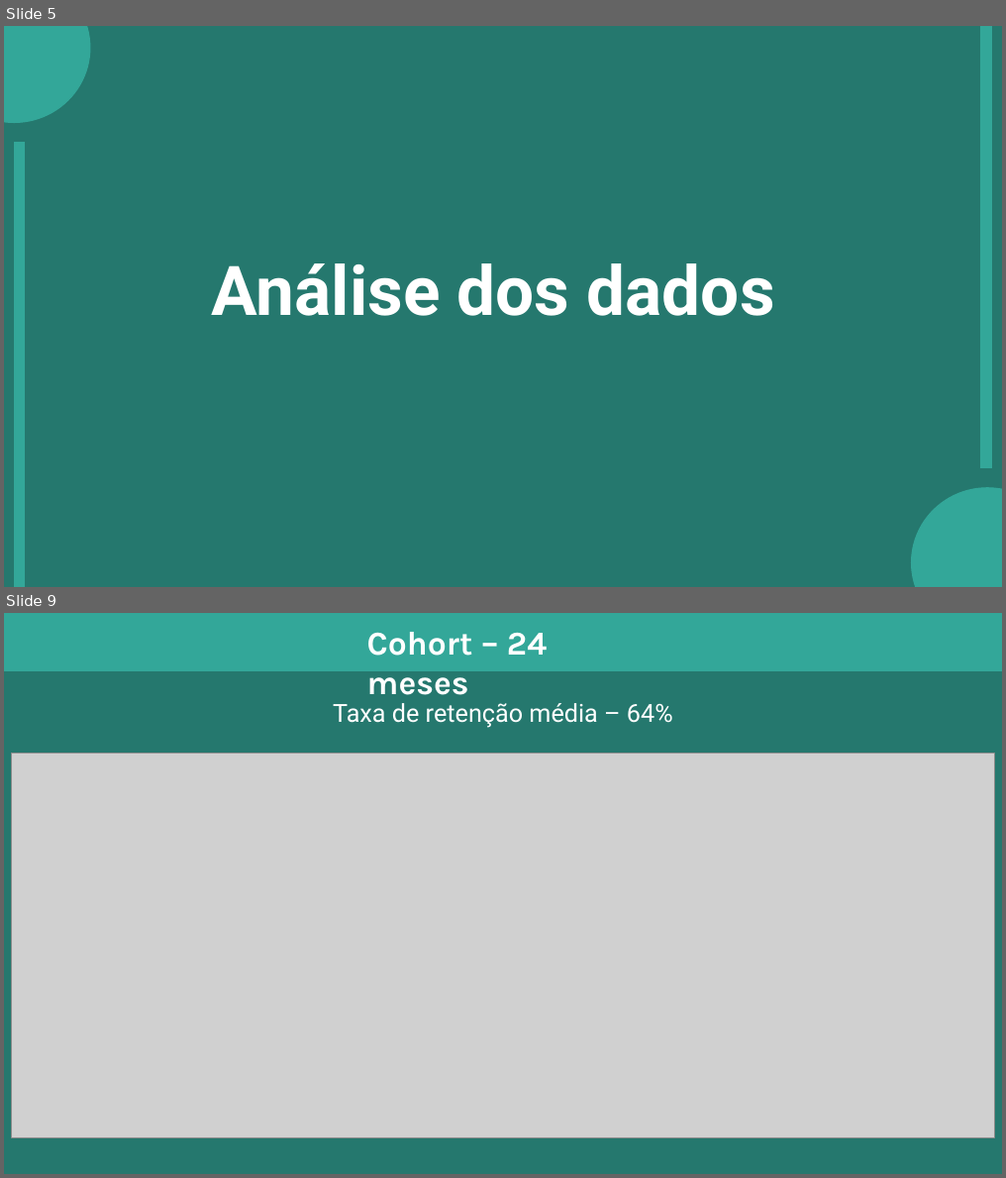
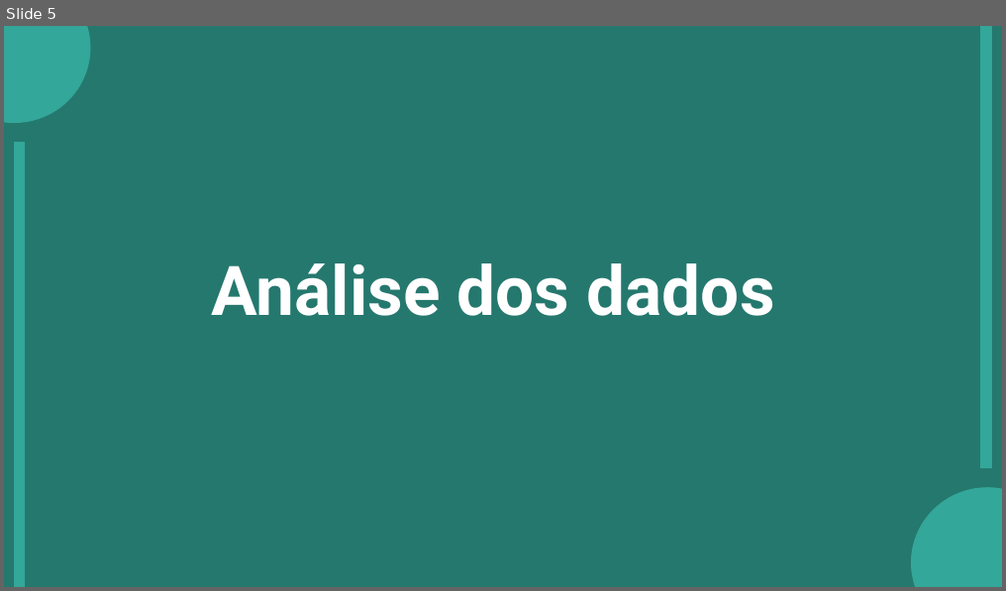
Before and after one commit to david-eler/startup, a slide deck: startup_apresentacao.pptx. Shown one above the other, each under a label of ours: slides 5 and 9 before the commit, slide 5 after it; the slides between them are not shown. The pictures are 1006x1178 and 1006x591 pixels, drawn with LibreOffice and Linux fonts; fonts in the diff are those of the drawing; grey boxes stand for pictures. Boxes give left, top, right and bottom in pixels: in the first picture for what was removed or moved away, otherwise in the second. Text is boxed around its words. In the diff, an @@ line names an element or a change of style, - is before the commit and + after.

```diff
--- a/startup_apresentacao.pptx
+++ b/startup_apresentacao.pptx
@@ slide 9 removed at [4,613,1002,1174], background #FFFFFF @@
@@ rectangle removed at [4,613,1002,1174] @@
@@ rectangle removed at [4,613,1002,671] @@
@@ text removed at [367,632,547,695] @@
-Cohort – 24 meses
@@ text removed at [333,703,673,728] @@
-Taxa de retenção média – 64%
@@ picture removed at [12,754,994,1140] @@
```
Also in this commit, not shown: 3 slides changed, 1 other file.
